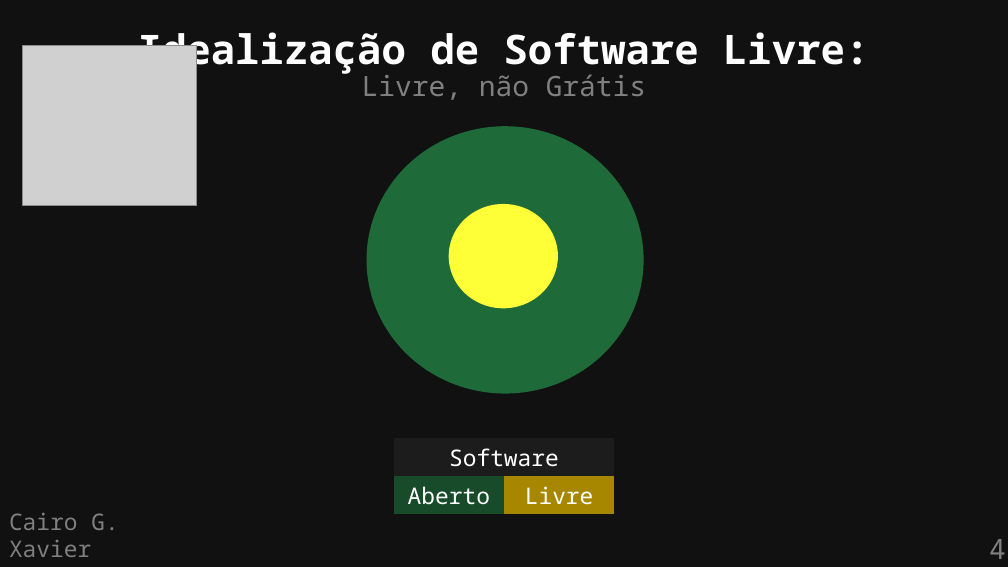
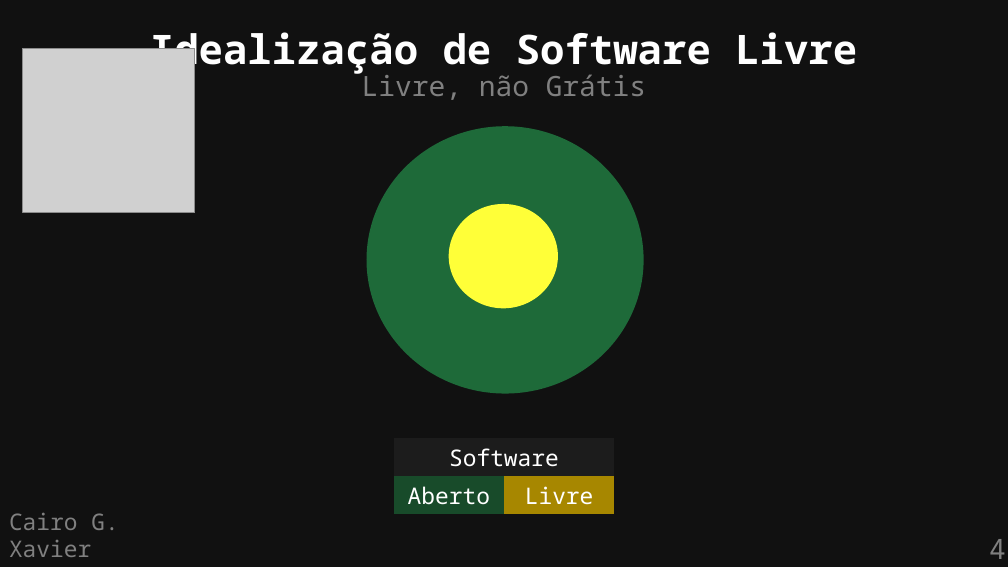
Before and after one commit to cairoGarcia/flisol-2026-ufmg, a slide deck: slide 4 of slides/definicao.odp. Drawn at 1008x567 pixels with LibreOffice and Linux fonts; fonts in the diff are those of the drawing; grey boxes stand for pictures. Boxes give left, top, right and bottom in pixels: in the first picture for what was removed or moved away, otherwise in the second. Text is boxed around its words. In the diff, an @@ line names an element or a change of style, - is before the commit and + after.

Commit message:
definicao: New slides; images: Updated images

```diff
--- a/slides/definicao.odp
+++ b/slides/definicao.odp
@@ picture: place and size @@
-picture at [23,45,197,206]
+picture at [23,48,195,213]
@@ text at [150,32,857,75]: text changed @@
-Idealização de Software Livre:
+Idealização de Software Livre
```
Also in this commit, not shown: 6 other slides changed, 7 slides added, 5 other files.
